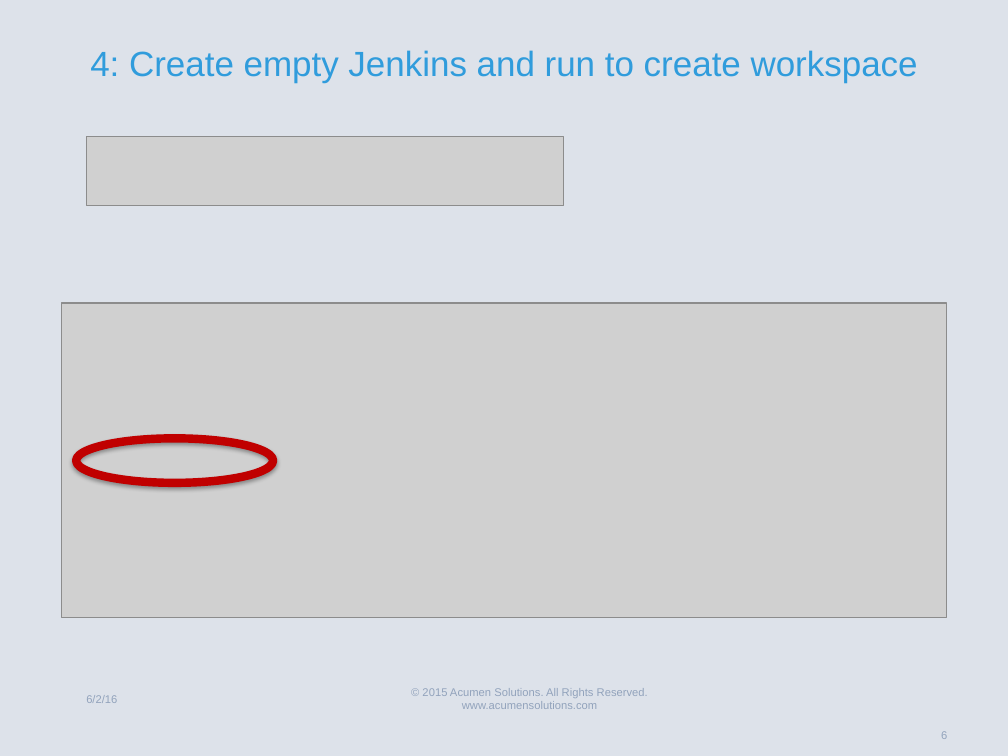
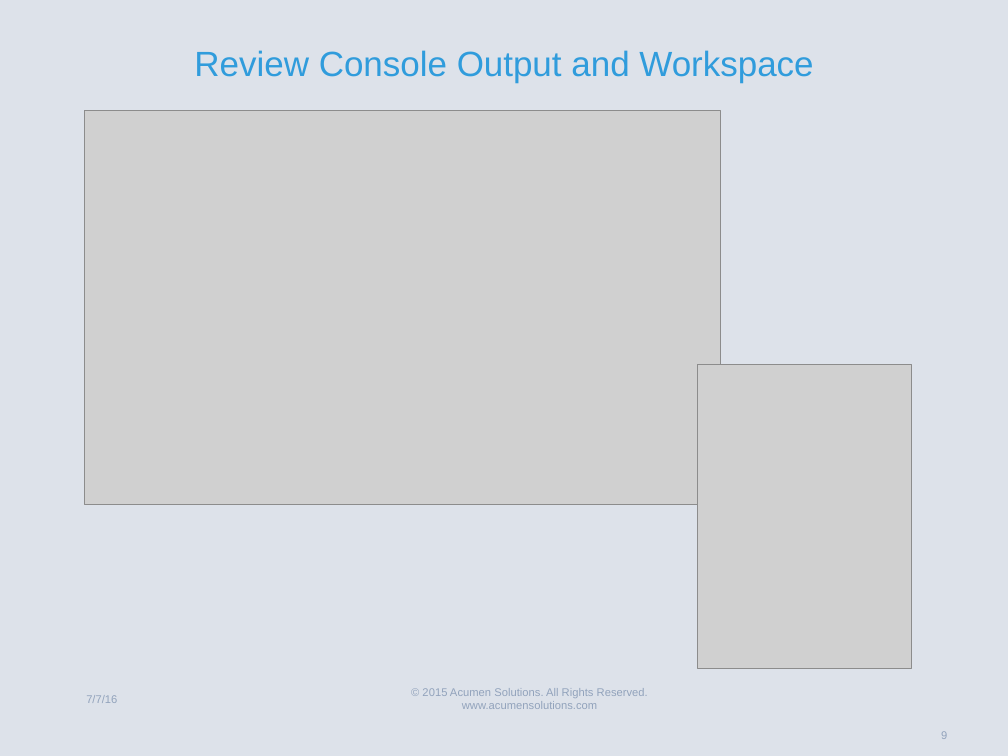
Before and after one commit to gary-hamilton/SalesforceDevTrackingExample, a slide deck: slide 9 of SalesforceDevTrackingExample.pptx (slide 6 before the commit). Drawn at 1008x756 pixels with LibreOffice and Linux fonts; fonts in the diff are those of the drawing; grey boxes stand for pictures. Boxes give left, top, right and bottom in pixels: in the first picture for what was removed or moved away, otherwise in the second. Text is boxed around its words. In the diff, an @@ line names an element or a change of style, - is before the commit and + after.

```diff
--- a/SalesforceDevTrackingExample.pptx
+++ b/SalesforceDevTrackingExample.pptx
@@ title at bbox=[194, 50, 813, 83]: text changed @@
-4: Create empty Jenkins and run to create workspace
+Review Console Output and Workspace
@@ picture: place and size @@
-picture at bbox=[61, 303, 947, 618]
+picture at bbox=[85, 111, 721, 505]
@@ picture removed at bbox=[87, 137, 564, 207] @@
@@ picture added at bbox=[698, 364, 911, 668] @@
@@ ellipse removed at bbox=[77, 438, 273, 483] @@
@@ text at bbox=[86, 695, 117, 703]: text changed @@
-6/2/16
+7/7/16
```
Also in this commit, not shown: 2 other slides changed, 5 slides added, 5 slides removed.
